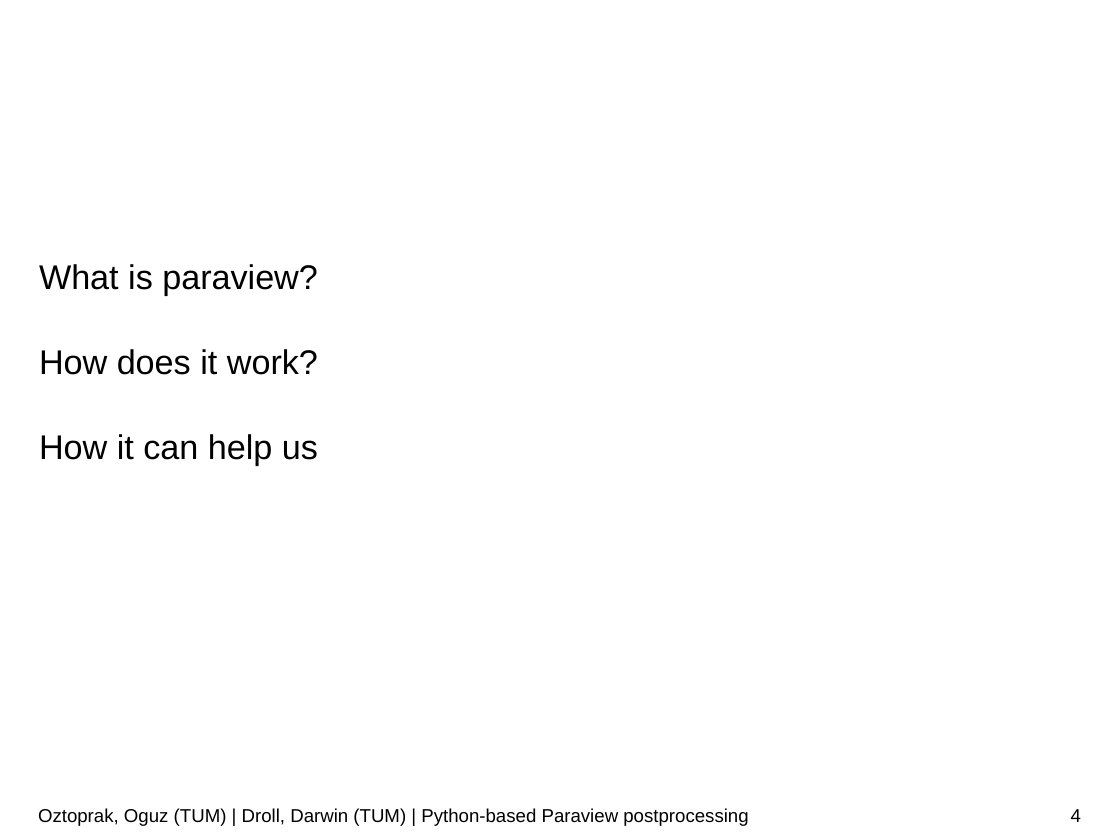
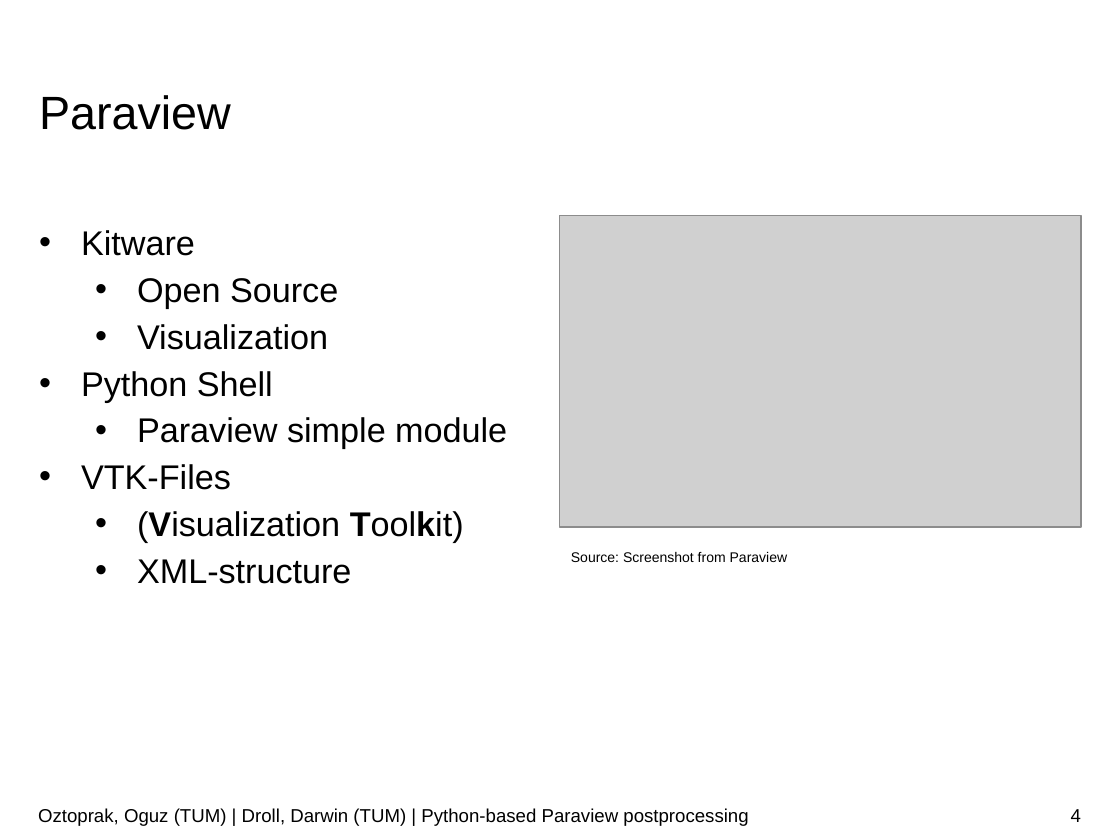
Before and after one commit to JusticeBoi/Paraview-PostProcessing-SoftwareLab, a slide deck: slide 4 of Paraview-postprocessor.pptx. Drawn at 1120x840 pixels with LibreOffice and Linux fonts; fonts in the diff are those of the drawing; grey boxes stand for pictures; background and template pictures are left out. Boxes give left, top, right and bottom in pixels: in the first picture for what was removed or moved away, otherwise in the second. Text is boxed around its words. In the diff, an @@ line names an element or a change of style, - is before the commit and + after.

```diff
--- a/Paraview-postprocessor.pptx
+++ b/Paraview-postprocessor.pptx
@@ text "Paraview" at (39, 95, 231, 130): line spacing 4pt to 11.3pt @@
@@ text at (81, 230, 507, 584): text changed @@
-What is paraview?
-How does it work?
-How it can help us
+• Kitware
+  • Open Source
+  • Visualization
+• Python Shell
+  • Paraview simple module
+• VTK-Files
+  • (Visualization Toolkit)
+  • XML-structure
@@ picture added at (560, 216, 1081, 528) @@
@@ text added at (571, 552, 788, 562), 9 pt, text #000000 @@
+Source: Screenshot from Paraview
```
Also in this commit, not shown: 8 other slides changed, 7 slides added.
